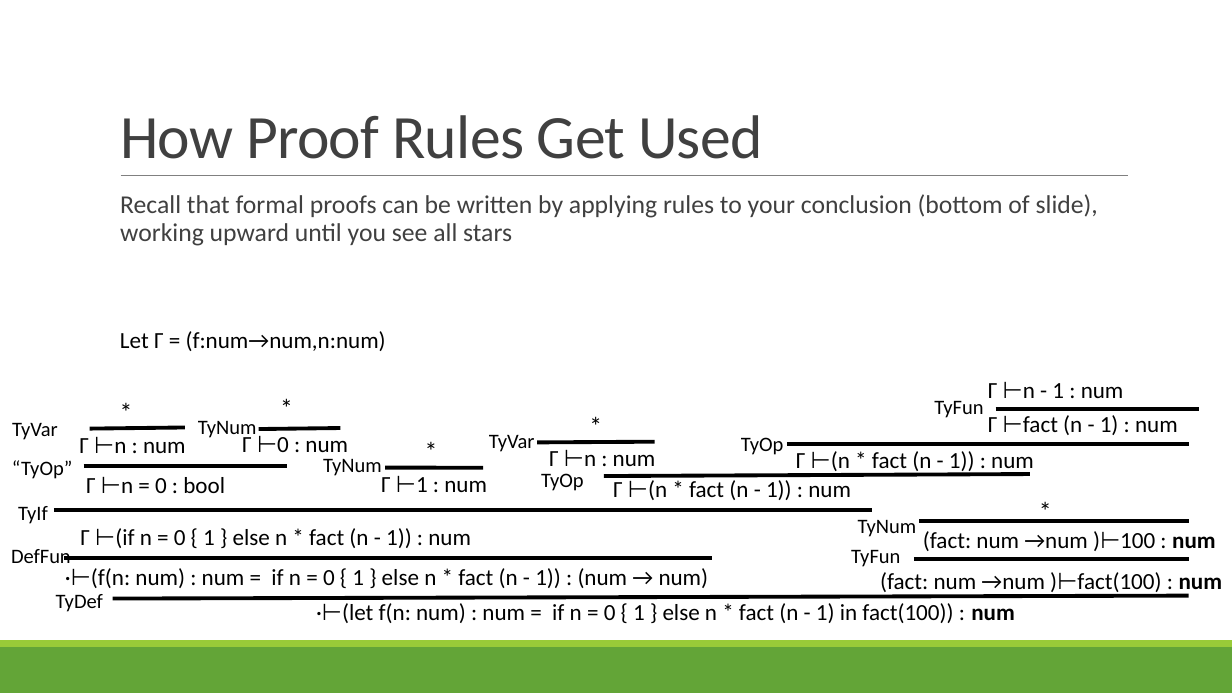
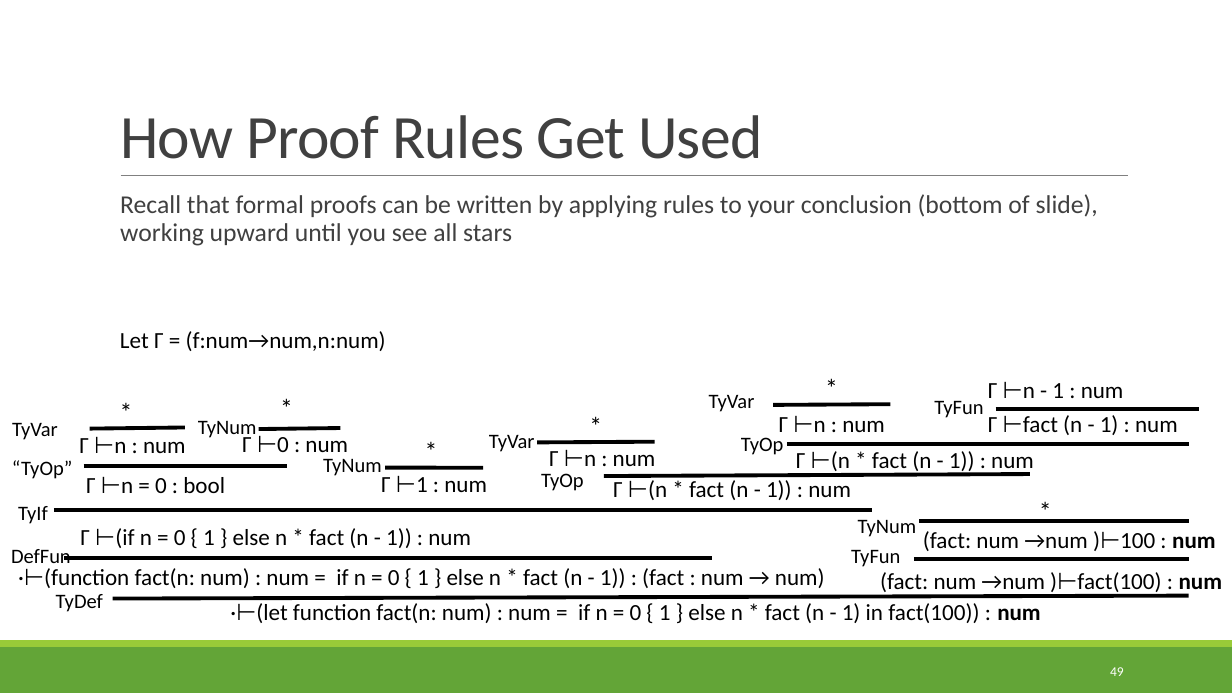
Before and after one commit to rbohrer/pl-course, a slide deck: slide 49 of LectureSlides/07Types.pptx (slide 50 before the commit). Drawn at 1232x693 pixels with LibreOffice and Linux fonts; fonts in the diff are those of the drawing. Boxes give left, top, right and bottom in pixels: in the first picture for what was removed or moved away, otherwise in the second. Text is boxed around its words. In the diff, an @@ line names an element or a change of style, - is before the commit and + after.

```diff
--- a/LectureSlides/07Types.pptx
+++ b/LectureSlides/07Types.pptx
@@ text added at (x1=816, y1=368, x2=884, y2=409), 20 pt, text #000000 @@
+*
@@ text added at (x1=709, y1=395, x2=755, y2=412), 16 pt, text #000000 @@
+TyVar
@@ line added from (774, 405) to (891, 404), #000000 3 pt @@
@@ text added at (x1=779, y1=417, x2=885, y2=432), 18 pt, text #000000 @@
+Γ ⊢n : num
@@ text at (x1=44, y1=568, x2=825, y2=588): text changed @@
-·⊢(f(n: num) : num = if n = 0 { 1 } else n * fact (n - 1)) : (num → num)
+·⊢(function fact(n: num) : num = if n = 0 { 1 } else n * fact (n - 1)) : (fact : num → num)
@@ text at (x1=256, y1=603, x2=1041, y2=623): text changed @@
-·⊢(let f(n: num) : num = if n = 0 { 1 } else n * fact (n - 1) in fact(100)) : num
+·⊢(let function fact(n: num) : num = if n = 0 { 1 } else n * fact (n - 1) in fact(100)) : num
@@ page number added at (x1=1110, y1=667, x2=1124, y2=676), 10.5 pt, text #FFFFFF @@
+49
```
Also in this commit, not shown: 70 other slides changed, 1 slide removed.
